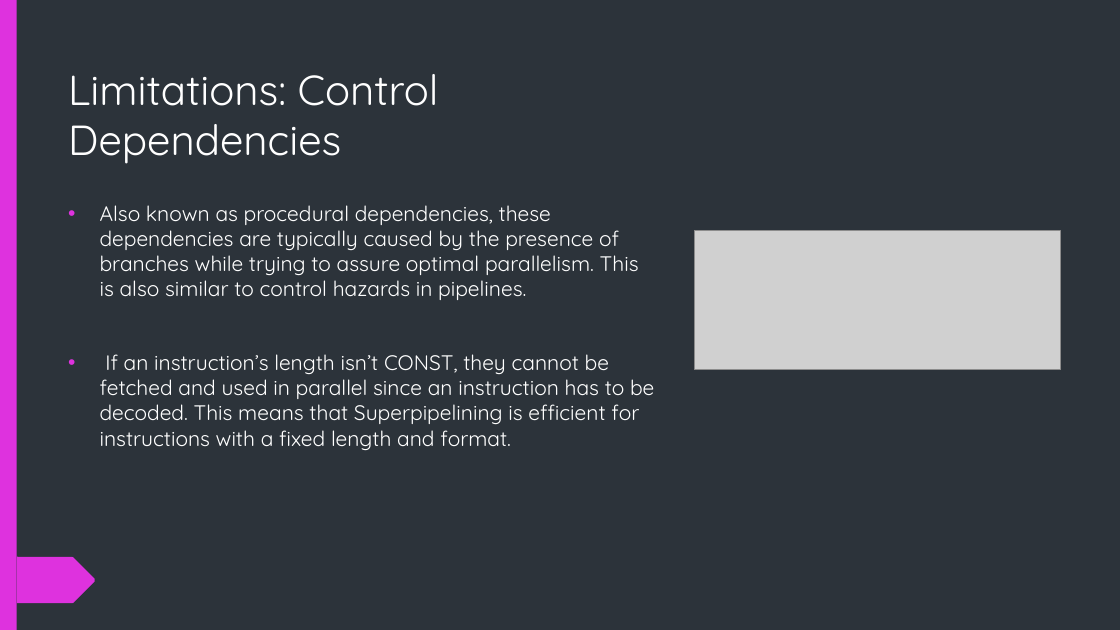
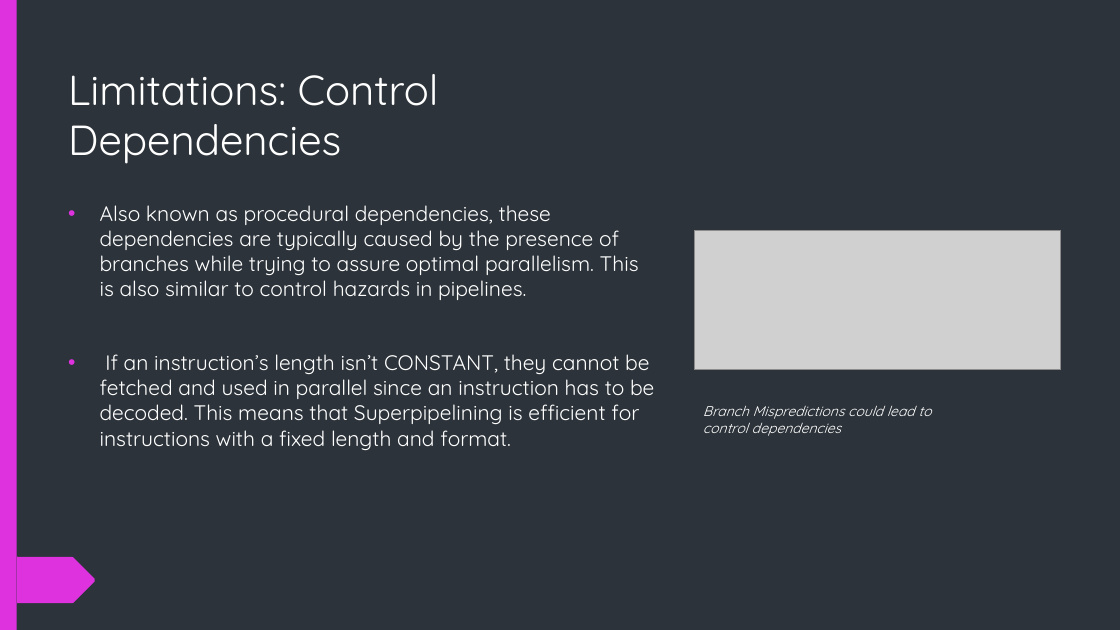
Before and after one commit to BlenderCN-Org/University-Assignments, a slide deck: slide 7 of CS3340 - Computer Architecture/hw5/mgm160130.pptx. Drawn at 1120x630 pixels with LibreOffice and Linux fonts; fonts in the diff are those of the drawing; grey boxes stand for pictures. Boxes give left, top, right and bottom in pixels: in the first picture for what was removed or moved away, otherwise in the second. Text is boxed around its words. In the diff, an @@ line names an element or a change of style, - is before the commit and + after.

Commit message:
-Finished PPT for hw5

```diff
--- a/CS3340 - Computer Architecture/hw5/mgm160130.pptx
+++ b/CS3340 - Computer Architecture/hw5/mgm160130.pptx
@@ text at (100,354,654,450): text changed @@
-• If an instruction’s length isn’t CONST, they cannot be fetched and used in parallel since an instruction has to be decoded. This means that Superpipelining is efficient for instructions with a fixed length and format.
+• If an instruction’s length isn’t CONSTANT, they cannot be fetched and used in parallel since an instruction has to be decoded. This means that Superpipelining is efficient for instructions with a fixed length and format.
@@ text added at (703,406,931,436), 12 pt, text #FFFFFF, italic @@
+Branch Mispredictions could lead to control dependencies
```
Also in this commit, not shown: 3 other slides changed, 5 slides added, 1 slide removed, 1 other file.
